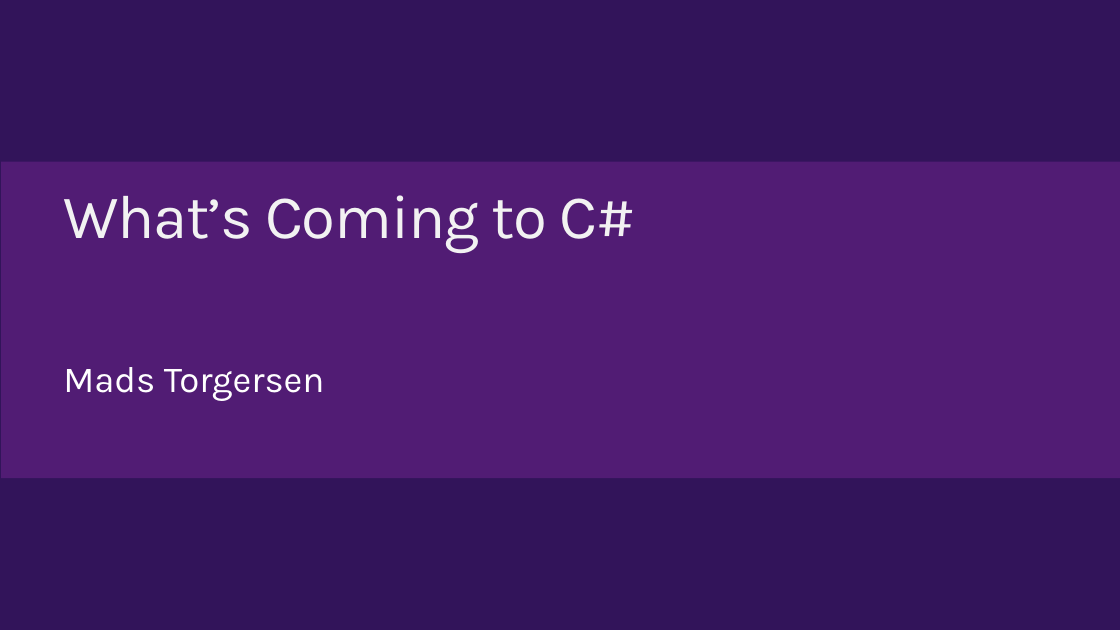
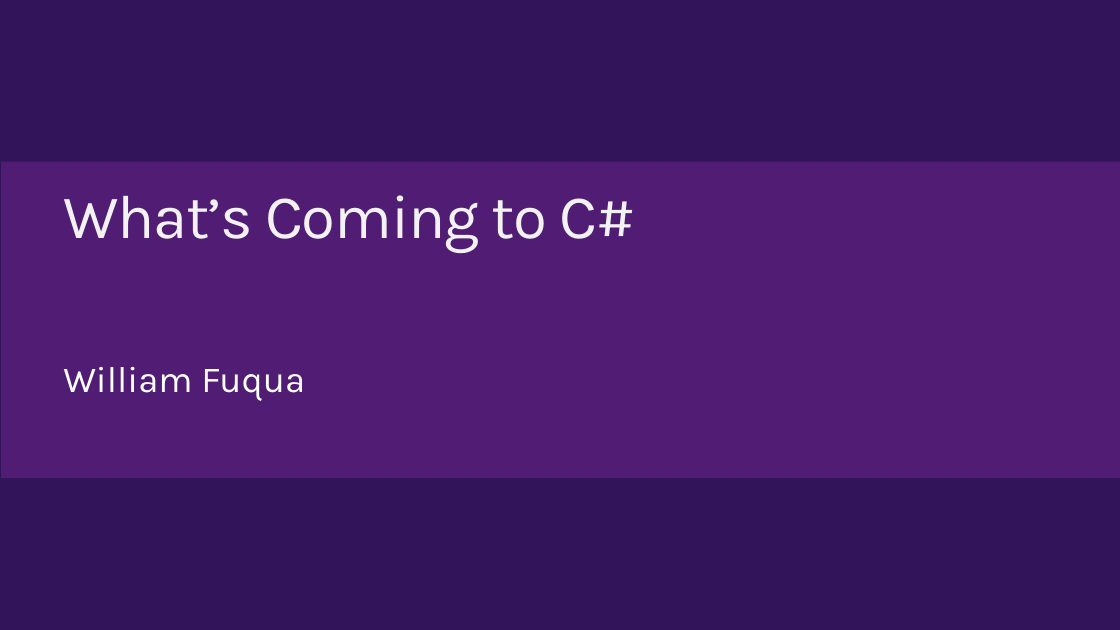
Before and after one commit to DotNetConfTh/dotnetconfth.github.io, a slide deck: slide 2 of sessions/2018/csharp/Whats Coming to Csharp.pptx. Drawn at 1120x630 pixels with LibreOffice and Linux fonts; fonts in the diff are those of the drawing; background and template pictures are left out. Boxes give left, top, right and bottom in pixels: in the first picture for what was removed or moved away, otherwise in the second. Text is boxed around its words. In the diff, an @@ line names an element or a change of style, - is before the commit and + after.

```diff
--- a/sessions/2018/csharp/Whats Coming to Csharp.pptx
+++ b/sessions/2018/csharp/Whats Coming to Csharp.pptx
@@ text at box(63, 367, 305, 401): text changed @@
-Mads Torgersen
+William Fuqua
```
Also in this commit, not shown: 14 other files.
